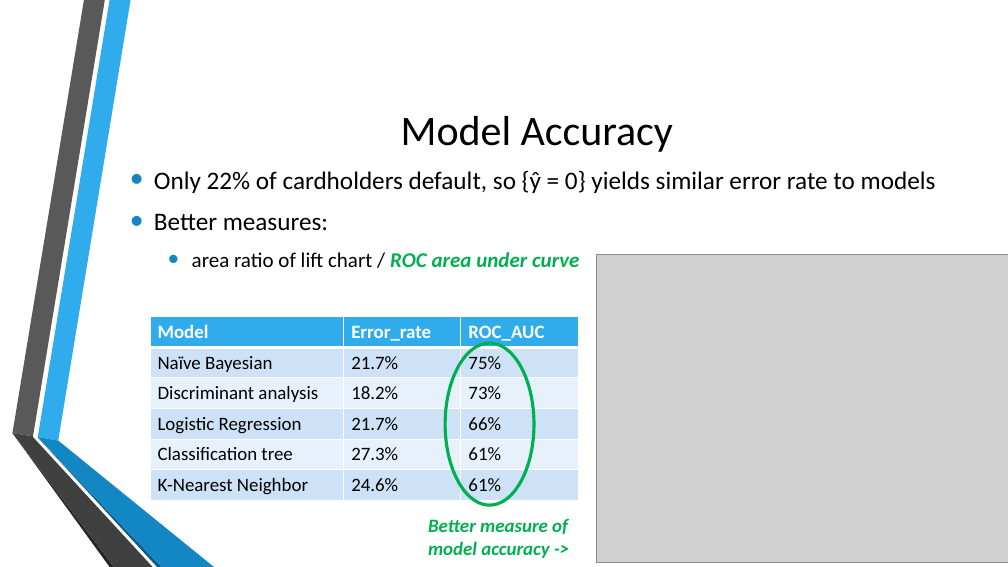
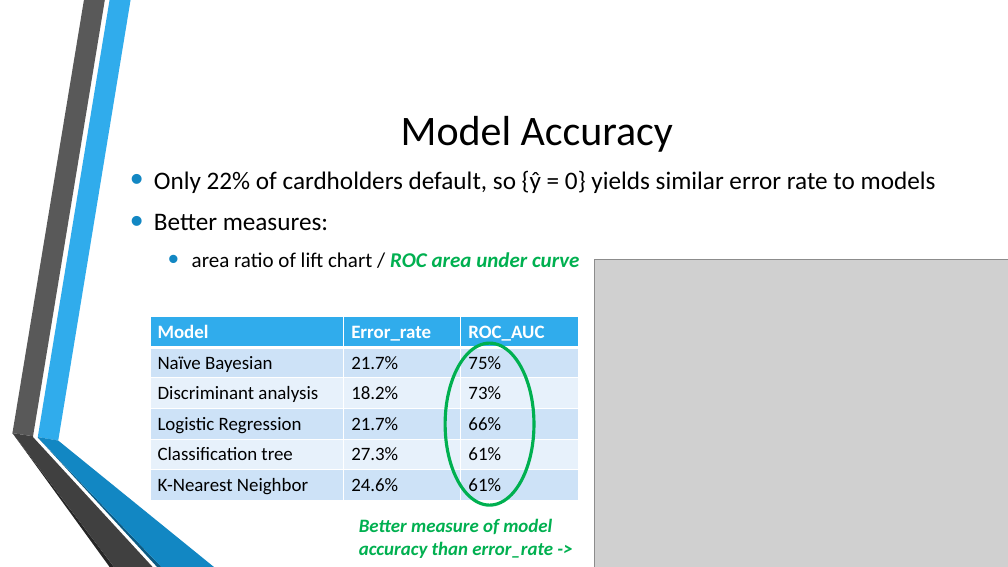
Before and after one commit to jb08/credit_card_default_ML, a slide deck: slide 8 of Predicting_Credit_Card_defaults.pptx (slide 3 before the commit). Drawn at 1008x567 pixels with LibreOffice and Linux fonts; fonts in the diff are those of the drawing; grey boxes stand for pictures; background and template pictures are left out. Boxes give left, top, right and bottom in pixels: in the first picture for what was removed or moved away, otherwise in the second. Text is boxed around its words. In the diff, an @@ line names an element or a change of style, - is before the commit and + after.

```diff
--- a/Predicting_Credit_Card_defaults.pptx
+++ b/Predicting_Credit_Card_defaults.pptx
@@ picture: place and size @@
-picture at box(597, 254, 1008, 563)
+picture at box(594, 259, 1008, 567)
@@ text at box(359, 518, 553, 558): text changed @@
-  Better measure of model accuracy ->
+  Better measure of model accuracy than error_rate ->
```
Also in this commit, not shown: 3 other slides changed, 6 other files.
